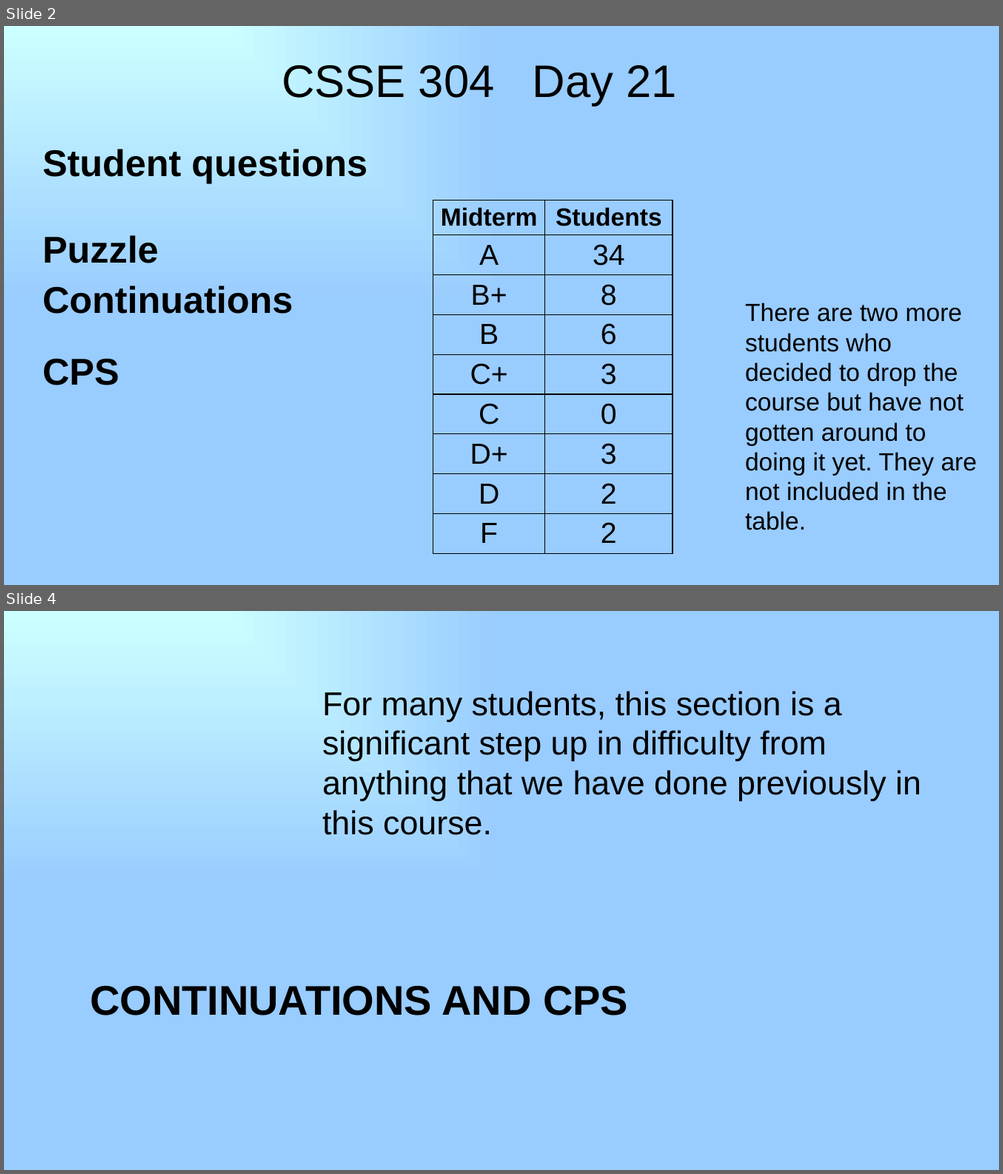
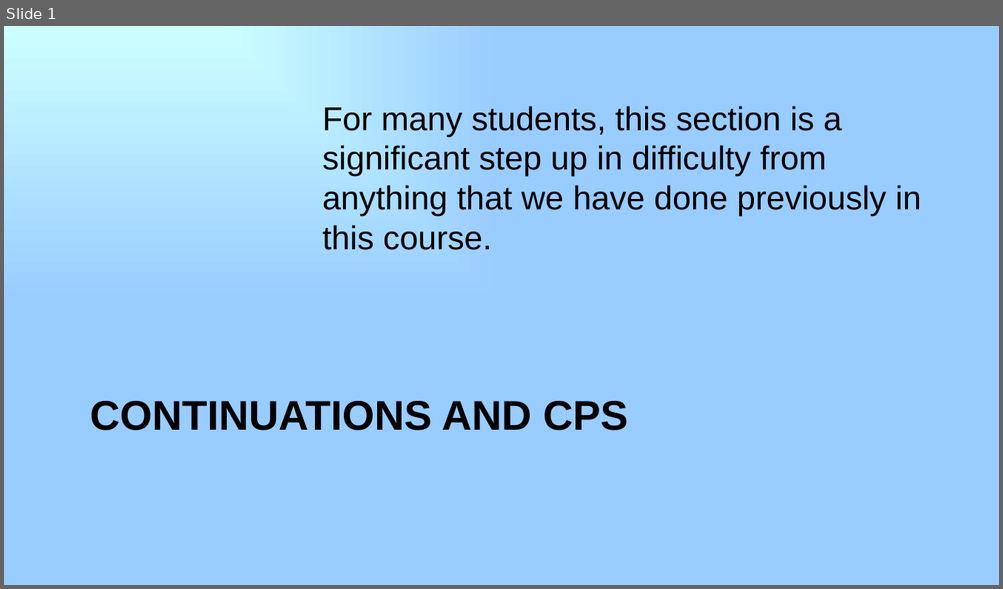
Before and after one commit to RHIT-CSSE/csse304, a slide deck: ClassMaterials/Continuations/21-continuations-and-CPS.pptx. Shown one above the other, each under a label of ours: slides 2 and 4 before the commit, slide 1 after it; the slides between them are not shown. The pictures are 1003x1174 and 1003x589 pixels, drawn with LibreOffice and Linux fonts; fonts in the diff are those of the drawing. Boxes give left, top, right and bottom in pixels: in the first picture for what was removed or moved away, otherwise in the second. Text is boxed around its words. In the diff, an @@ line names an element or a change of style, - is before the commit and + after.

```diff
--- a/ClassMaterials/Continuations/21-continuations-and-CPS.pptx
+++ b/ClassMaterials/Continuations/21-continuations-and-CPS.pptx
@@ slide 2 removed at [4, 26, 999, 585], background gradient #CCFFFF to #99CCFF @@
@@ title removed at [282, 65, 676, 106] @@
-CSSE 304 Day 21
@@ subtitle removed at [42, 149, 367, 386] @@
-Student questions
-Puzzle
-Continuations
-CPS
@@ table removed at [433, 200, 672, 575], 9 rows, 2 columns @@
-Midterm | Students
-A | 34
-B+ | 8
-B | 6
-C+ | 3
-C | 0
-D+ | 3
-D | 2
-F | 2
@@ text removed at [745, 303, 977, 531] @@
-There are two more students who decided to drop the course but have not gotten around to doing it yet. They are not included in the table.
@@ what was slide 4 is now slide 1 @@
```
Also in this commit, not shown: 2 other slides removed, 5 other files.
